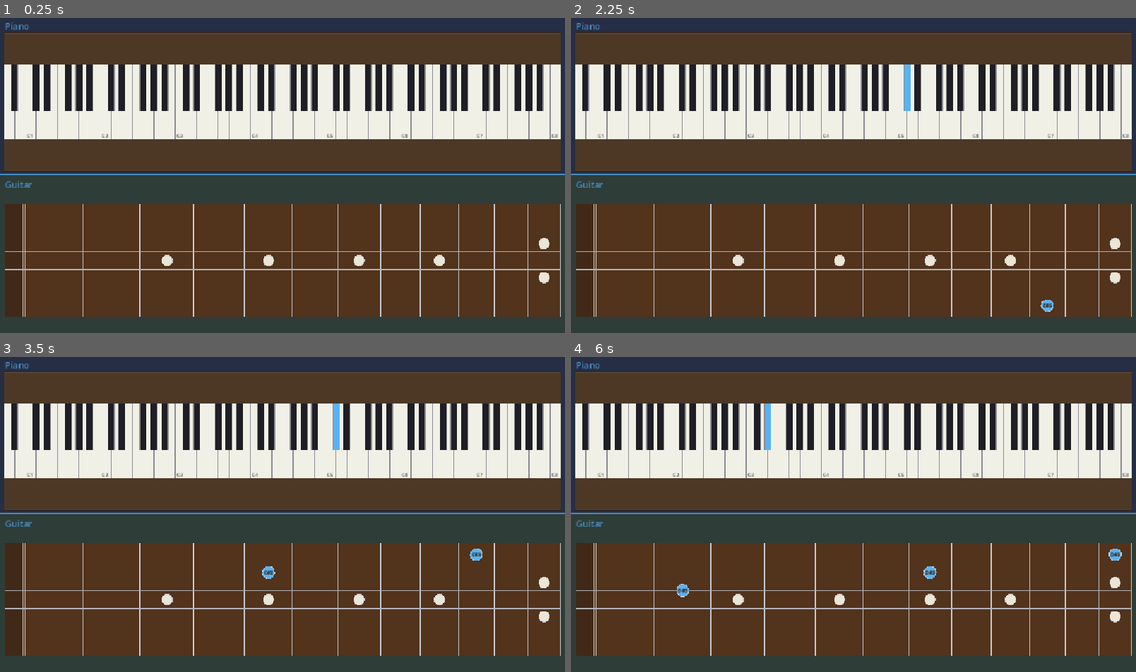
Above: before the commit, frames 1-4 (two rows, left to right).
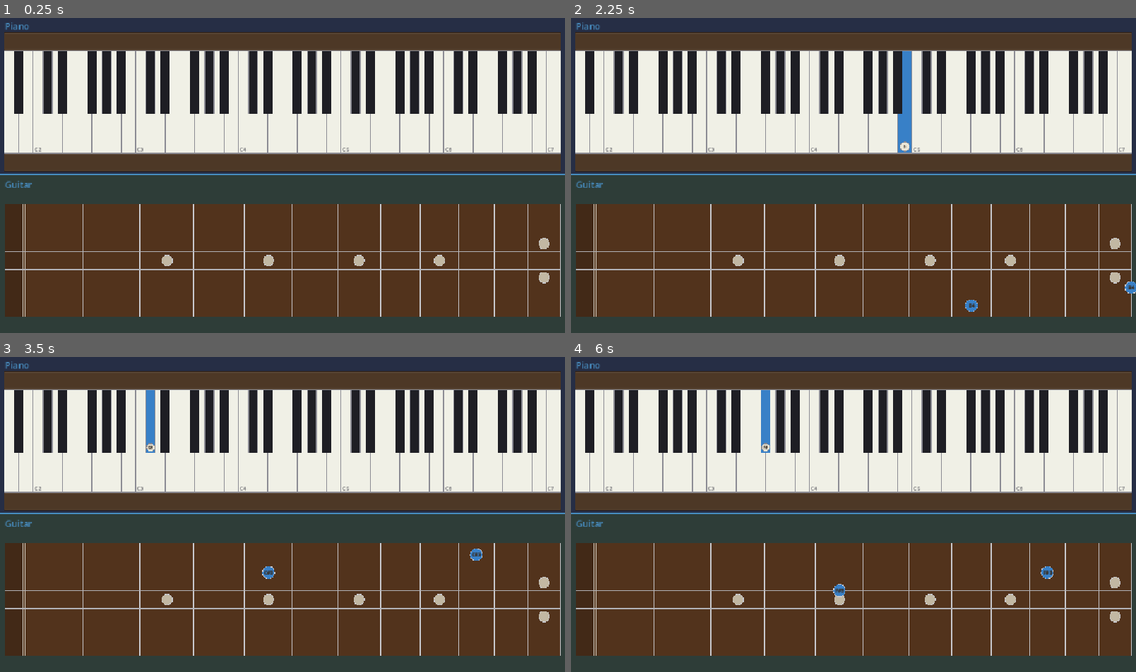
Above: after the commit, the same moments.

Repository: bitflipper42/Instrument
Game: Godot game, scene res://main.tscn
Same seed, same stepped clock (60 frames per second), same inputs: the game is played once before the commit and once after it.
Inputs (mouse positions are in pixels of both pictures, inside the frame that each line leads up to):
- Up to frame 1 (0.25 s): no input
- Up to frame 2 (2.25 s): tap Enter at 0.5, 2 s; move the mouse to (977, 159) at 0.52 s; click (977, 159) at 0.67 s; tap Space at 1.25 s; move the mouse to (740, 191) at 1.27 s; click (740, 191) at 1.42 s; move the mouse to (910, 106) at 2.02 s; click (910, 106) at 2.17 s
- Up to frame 3 (3.5 s): tap Space at 2.75 s; move the mouse to (254, 577) at 2.77 s; click (254, 577) at 2.92 s
- Up to frame 4 (6 s): tap Enter at 3.5 s; move the mouse to (1023, 561) at 3.52 s; click (1023, 561) at 3.67 s; tap Space at 4.25 s; move the mouse to (684, 467) at 4.27 s; click (684, 467) at 4.42 s; move the mouse to (881, 514) at 5.02 s; click (881, 514) at 5.17 s; move the mouse to (768, 432) at 5.77 s; click (768, 432) at 5.92 s

The runs differ from the first frame. In frame 1, 19% of the frame differs, in the area x 0-100%, y 10-84%; in frame 2, 19%; in frame 3, 19%; in frame 4, 19%.

Commit message:
Add octave-aware note parsing, bidirectional wiring, and piano markers.
Co-authored-by: Cursor <cursoragent@cursor.com>

Diff:
--- a/basic_instrument.gd
+++ b/basic_instrument.gd
@@ -1,7 +1,7 @@
 class_name BasicInstrument
 extends InstTile
 
-## A tile that can receive and emit musical note names ("C", "C#", "D", ...).
+## A tile that can receive and emit musical note names ("C", "C#", "C4", ...).
 ## Connect one instrument's `note_emitted` to another's `receive_note` (or use
 ## `connect_to`) to pass notes along a chain.
 
@@ -36,14 +36,18 @@
 		return FLAT_ALIASES[n]
 	return n
 
-## True if `note` is a recognized chromatic note name.
+## True if `note` is a recognized pitch or pitch+octave name.
 func is_valid_note(note: String) -> bool:
-	return CHROMATIC.has(normalize_note(note))
+	return _normalize_pitch(note) != ""
+
+## User-initiated note (e.g. click). Updates state and emits `note_emitted`.
+func play_note(note: String) -> bool:
+	return emit_note(note)
 
 ## Sends a note out to any listeners. Returns false if the note is invalid.
 func emit_note(note: String) -> bool:
-	var n := normalize_note(note)
-	if not CHROMATIC.has(n):
+	var n := _normalize_pitch(note)
+	if n == "":
 		push_warning("BasicInstrument: invalid note '%s'" % note)
 		return false
 	current_note = n
@@ -51,10 +55,11 @@
 	note_emitted.emit(n)
 	return true
 
-## Handles an incoming note. Returns false if the note is invalid.
+## Handles an incoming note from another instrument. Updates state only;
+## does not emit `note_emitted` (avoids feedback loops when bidirectionally connected).
 func receive_note(note: String) -> bool:
-	var n := normalize_note(note)
-	if not CHROMATIC.has(n):
+	var n := _normalize_pitch(note)
+	if n == "":
 		push_warning("BasicInstrument: invalid note '%s'" % note)
 		return false
 	current_note = n
@@ -66,6 +71,78 @@
 func connect_to(other: BasicInstrument) -> void:
 	if not note_emitted.is_connected(other.receive_note):
 		note_emitted.connect(other.receive_note)
+
+
+## Two-way routing: each instrument's clicks reach the other, but
+## `receive_note` never re-emits, so there is no feedback loop.
+func connect_bidirectional(other: BasicInstrument) -> void:
+	connect_to(other)
+	other.connect_to(self)
+
+
+func _split_pitch(note: String) -> Dictionary:
+	var n := note.strip_edges()
+	if n.is_empty():
+		return {}
+	var octave_start := -1
+	for i in n.length():
+		if n[i].is_valid_int():
+			octave_start = i
+			break
+	if octave_start < 0:
+		return {}
+	var pitch_part := normalize_note(n.substr(0, octave_start))
+	if not CHROMATIC.has(pitch_part):
+		return {}
+	var octave_str := n.substr(octave_start)
+	if not octave_str.is_valid_int():
+		return {}
+	return {"pitch": pitch_part, "octave": int(octave_str)}
+
+
+func _normalize_pitch(note: String) -> String:
+	var parsed := _split_pitch(note)
+	if not parsed.is_empty():
+		return parsed["pitch"] + str(parsed["octave"])
+	var pitch := normalize_note(note)
+	if CHROMATIC.has(pitch):
+		return pitch
+	return ""
+
+
+func _name_to_midi(note: String) -> int:
+	var parsed := _split_pitch(note)
+	if parsed.is_empty():
+		return -1
+	var pitch: String = parsed["pitch"]
+	var octave: int = parsed["octave"]
+	var pc := CHROMATIC.find(pitch)
+	if pc < 0:
+		return -1
+	return (octave + 1) * 12 + pc
+
+
+func _midi_to_name(midi: int) -> String:
+	var octave := int(midi / 12) - 1
+	return CHROMATIC[midi % 12] + str(octave)
+
+
+## True when `key_note` should highlight for the current stored note.
+func _note_matches(key_note: String) -> bool:
+	if current_note == "":
+		return false
+	if key_note == current_note:
+		return true
+	var current_parsed := _split_pitch(current_note)
+	var key_parsed := _split_pitch(key_note)
+	if current_parsed.is_empty() and key_parsed.is_empty():
+		return normalize_note(current_note) == normalize_note(key_note)
+	if current_parsed.is_empty():
+		return normalize_note(current_note) == key_parsed["pitch"]
+	if key_parsed.is_empty():
+		return false
+	return _name_to_midi(current_note) == _name_to_midi(key_note)
+
 
 func _draw() -> void:
 	super._draw()
--- a/guitar_instrument.gd
+++ b/guitar_instrument.gd
@@ -14,9 +14,9 @@
 @export var open_zone_color: Color = Color(0.26, 0.16, 0.09)
 @export var fret_color: Color = Color(0.78, 0.78, 0.80)
 @export var string_color: Color = Color(0.70, 0.70, 0.72)
-@export var marker_color: Color = Color(0.92, 0.90, 0.84)
+@export var marker_color: Color = Color(0.76, 0.72, 0.64)
 @export var marker_text_color: Color = Color(0.22, 0.18, 0.14)
-@export var active_marker_color: Color = Color(0.35, 0.70, 0.95)
+@export var active_marker_color: Color = Color(0.22, 0.50, 0.78)
 @export var edge_line_color: Color = Color(0.88, 0.86, 0.82)
 
 const TITLE_HEIGHT := 28.0
@@ -53,31 +53,21 @@
 	var local_pos := click.global_position - global_position
 	var note := _note_at(local_pos)
 	if note != "":
-		emit_note(note)
+		play_note(note)
 
 
 func emit_note(note: String) -> bool:
-	var n := _normalize_pitch(note)
-	if n == "":
-		push_warning("GuitarInstrument: invalid note '%s'" % note)
-		return false
-	current_note = n
-	_show_open_markers = false
-	queue_redraw()
-	note_emitted.emit(n)
-	return true
+	var ok := super.emit_note(note)
+	if ok:
+		_show_open_markers = false
+	return ok
 
 
 func receive_note(note: String) -> bool:
-	var n := _normalize_pitch(note)
-	if n == "":
-		push_warning("GuitarInstrument: invalid note '%s'" % note)
-		return false
-	current_note = n
-	_show_open_markers = true
-	queue_redraw()
-	note_received.emit(n)
-	return true
+	var ok := super.receive_note(note)
+	if ok:
+		_show_open_markers = true
+	return ok
 
 
 func _draw() -> void:
@@ -297,50 +287,4 @@
 	var open_pc := CHROMATIC.find(open_pitch)
 	var octave: int = OPEN_STRING_OCTAVES[string_idx]
 	var midi := (octave + 1) * 12 + open_pc + fret
-	var pc := midi % 12
-	octave = int(midi / 12) - 1
-	return CHROMATIC[pc] + str(octave)
-
-
-func _split_pitch(note: String) -> Dictionary:
-	var n := note.strip_edges()
-	if n.is_empty():
-		return {}
-	var octave_start := -1
-	for i in n.length():
-		if n[i].is_valid_int():
-			octave_start = i
-			break
-	if octave_start < 0:
-		return {}
-	var pitch_part := normalize_note(n.substr(0, octave_start))
-	if not CHROMATIC.has(pitch_part):
-		return {}
-	var octave_str := n.substr(octave_start)
-	if not octave_str.is_valid_int():
-		return {}
-	return {"pitch": pitch_part, "octave": int(octave_str)}
-
-
-func _normalize_pitch(note: String) -> String:
-	var parsed := _split_pitch(note)
-	if not parsed.is_empty():
-		return parsed["pitch"] + str(parsed["octave"])
-	var pitch := normalize_note(note)
-	if CHROMATIC.has(pitch):
-		return pitch
-	return ""
-
-
-func _note_matches(key_note: String) -> bool:
-	if current_note == "":
-		return false
-	if key_note == current_note:
-		return true
-	var current_parsed := _split_pitch(current_note)
-	if current_parsed.is_empty():
-		var key_parsed := _split_pitch(key_note)
-		if key_parsed.is_empty():
-			return normalize_note(current_note) == normalize_note(key_note)
-		return normalize_note(current_note) == key_parsed["pitch"]
-	return false
+	return _midi_to_name(midi)
--- a/main.gd
+++ b/main.gd
@@ -10,12 +10,13 @@
 	if tiles.is_empty():
 		return
 
-	if tiles[0] is BasicInstrument:
-		tiles[0].title = "Piano"
+	var piano := tiles[0] as BasicInstrument
+	if piano:
+		piano.title = "Piano"
 
 	if tiles.size() >= 2:
 		tile_manager.remove_tile(1)
 	var guitar := tile_manager.add_tile_from_scene(GuitarScene, "Guitar") as BasicInstrument
 
-	if tiles[0] is BasicInstrument:
-		(tiles[0] as BasicInstrument).connect_to(guitar)
+	if piano and guitar:
+		piano.connect_bidirectional(guitar)
--- a/piano_instrument.gd
+++ b/piano_instrument.gd
@@ -1,11 +1,10 @@
 class_name PianoInstrument
 extends BasicInstrument
 
-## Full 88-key piano (A0–C8) derived from BasicInstrument. Draws all white and
-## black keys across the tile and emits octave-qualified note names on click.
-
-const MIDI_LOW := 21   # A0
-const MIDI_HIGH := 108 # C8
+## 64-key piano (A1–C7): full 88-key range with one octave removed from each end.
+
+const MIDI_LOW := 33   # A1
+const MIDI_HIGH := 96  # C7
 const WHITE_PITCH_CLASSES: PackedInt32Array = [0, 2, 4, 5, 7, 9, 11]
 ## Pitch-class index within an octave -> 1 if a black key sits to its right.
 const BLACK_OFFSET_BY_PC: PackedInt32Array = [1, 0, 1, 0, 0, 1, 0, 1, 0, 1, 0, 0]
@@ -13,14 +12,15 @@
 @export var white_key_color: Color = Color(0.94, 0.94, 0.90)
 @export var black_key_color: Color = Color(0.12, 0.12, 0.14)
 @export var key_border_color: Color = Color(0.55, 0.55, 0.58)
-@export var active_key_color: Color = Color(0.35, 0.70, 0.95)
+@export var active_key_color: Color = Color(0.22, 0.50, 0.78)
+@export var marker_fill_color: Color = Color(0.92, 0.90, 0.84)
+@export var marker_text_color: Color = Color(0.22, 0.18, 0.14)
 @export var stretcher_color: Color = Color(0.30, 0.22, 0.15)
 @export var stretcher_border_color: Color = Color(0.18, 0.12, 0.08)
 
 ## White-key depth / width ratio on a real piano (~165 mm / 23.5 mm).
 const WHITE_KEY_DEPTH_RATIO := 7.0
 const BLACK_KEY_HEIGHT_RATIO := 0.62
-const WHITE_KEY_COUNT := 52
 
 const TITLE_HEIGHT := 28.0
 const KEYBOARD_PADDING := Vector2(8.0, 6.0)
@@ -30,12 +30,16 @@
 var _top_stretcher_rect := Rect2()
 var _bottom_stretcher_rect := Rect2()
 var _keyboard_area := Rect2()
+var _bold_marker_font: FontVariation
 
 
 func _ready() -> void:
 	super._ready()
 	if title == "Instrument":
 		title = "Piano"
+	_bold_marker_font = FontVariation.new()
+	_bold_marker_font.base_font = ThemeDB.fallback_font
+	_bold_marker_font.variation_embolden = 1.2
 
 
 func _input(event: InputEvent) -> void:
@@ -50,30 +54,19 @@
 	var local_pos := click.global_position - global_position
 	var note := _note_at(local_pos)
 	if note != "":
-		emit_note(note)
-
-
-## Accepts octave-qualified names ("C4", "A0") and plain chromatic names ("C").
+		play_note(note)
+
+
 func emit_note(note: String) -> bool:
 	var n := _normalize_pitch(note)
 	if n == "" or not _is_valid_piano_note(n):
 		push_warning("PianoInstrument: invalid note '%s'" % note)
 		return false
-	current_note = n
-	queue_redraw()
-	note_emitted.emit(n)
-	return true
+	return super.emit_note(note)
 
 
 func receive_note(note: String) -> bool:
-	var n := _normalize_pitch(note)
-	if n == "":
-		push_warning("PianoInstrument: invalid note '%s'" % note)
-		return false
-	current_note = n
-	queue_redraw()
-	note_received.emit(n)
-	return true
+	return super.receive_note(note)
 
 
 func _draw() -> void:
@@ -114,7 +107,11 @@
 		_keyboard_area = Rect2()
 		return
 
-	var white_width := body.size.x / float(WHITE_KEY_COUNT)
+	var white_count := _white_key_count()
+	if white_count == 0:
+		return
+
+	var white_width := body.size.x / float(white_count)
 	var ideal_keyboard_height := white_width * WHITE_KEY_DEPTH_RATIO
 	var keyboard_height := minf(ideal_keyboard_height, body.size.y)
 	var leftover := body.size.y - keyboard_height
@@ -189,6 +186,7 @@
 		_draw_key(key["rect"], key["note"], false)
 	for key in _black_keys:
 		_draw_key(key["rect"], key["note"], true)
+	_draw_active_markers()
 
 
 func _draw_key(rect: Rect2, note: String, is_black: bool) -> void:
@@ -206,6 +204,46 @@
 			font, Vector2(rect.position.x + 2.0, label_y), note,
 			HORIZONTAL_ALIGNMENT_LEFT, rect.size.x - 4.0, font_size,
 			Color(0.35, 0.35, 0.38))
+
+
+func _draw_active_markers() -> void:
+	if current_note == "":
+		return
+	var label := _current_note_letter()
+	for key in _white_keys:
+		var note: String = key["note"]
+		if _note_matches(note) and not note.begins_with("C"):
+			_draw_key_marker(key["rect"], false, label)
+	for key in _black_keys:
+		if _note_matches(key["note"]):
+			_draw_key_marker(key["rect"], true, label)
+
+
+func _current_note_letter() -> String:
+	var parsed := _split_pitch(current_note)
+	if not parsed.is_empty():
+		return parsed["pitch"]
+	return normalize_note(current_note)
+
+
+func _draw_key_marker(rect: Rect2, is_black: bool, label: String) -> void:
+	var scale := 0.44 if is_black else 0.32
+	var radius := minf(rect.size.x, rect.size.y) * scale
+	var padding := 4.0
+	var center := Vector2(
+		rect.position.x + rect.size.x * 0.5,
+		rect.position.y + rect.size.y - radius - padding)
+	draw_circle(center, radius, marker_fill_color)
+	draw_arc(center, radius, 0.0, TAU, 24, key_border_color, 1.0)
+
+	var font := _bold_marker_font
+	var font_size := clampi(int(radius * (1.05 if is_black else 0.9)), 6, 14 if is_black else 12)
+	var ascent := font.get_ascent(font_size)
+	var descent := font.get_descent(font_size)
+	var baseline_y := center.y + (ascent - descent) * 0.5
+	draw_string(
+		font, Vector2(center.x - radius, baseline_y), label,
+		HORIZONTAL_ALIGNMENT_CENTER, radius * 2.0, font_size, marker_text_color)
 
 
 func _note_at(local_pos: Vector2) -> String:
@@ -223,50 +261,12 @@
 	return WHITE_PITCH_CLASSES.has(midi % 12)
 
 
-func _midi_to_name(midi: int) -> String:
-	var octave := int(midi / 12) - 1
-	return CHROMATIC[midi % 12] + str(octave)
-
-
-func _name_to_midi(note: String) -> int:
-	var parsed := _split_pitch(note)
-	if parsed.is_empty():
-		return -1
-	var pitch: String = parsed["pitch"]
-	var octave: int = parsed["octave"]
-	var pc := CHROMATIC.find(pitch)
-	if pc < 0:
-		return -1
-	return (octave + 1) * 12 + pc
-
-func _split_pitch(note: String) -> Dictionary:
-	var n := note.strip_edges()
-	if n.is_empty():
-		return {}
-	var octave_start := -1
-	for i in n.length():
-		if n[i].is_valid_int():
-			octave_start = i
-			break
-	if octave_start < 0:
-		return {}
-	var pitch_part := normalize_note(n.substr(0, octave_start))
-	if not CHROMATIC.has(pitch_part):
-		return {}
-	var octave_str := n.substr(octave_start)
-	if not octave_str.is_valid_int():
-		return {}
-	return {"pitch": pitch_part, "octave": int(octave_str)}
-
-
-func _normalize_pitch(note: String) -> String:
-	var parsed := _split_pitch(note)
-	if not parsed.is_empty():
-		return parsed["pitch"] + str(parsed["octave"])
-	var pitch := normalize_note(note)
-	if CHROMATIC.has(pitch):
-		return pitch
-	return ""
+func _white_key_count() -> int:
+	var count := 0
+	for midi in range(MIDI_LOW, MIDI_HIGH + 1):
+		if _is_white_key(midi):
+			count += 1
+	return count
 
 
 func _is_valid_piano_note(note: String) -> bool:
@@ -275,14 +275,3 @@
 		return CHROMATIC.has(normalize_note(note))
 	var midi := _name_to_midi(note)
 	return midi >= MIDI_LOW and midi <= MIDI_HIGH
-
-
-func _note_matches(key_note: String) -> bool:
-	if current_note == "":
-		return false
-	if key_note == current_note:
-		return true
-	var current_parsed := _split_pitch(current_note)
-	if current_parsed.is_empty():
-		return normalize_note(current_note) == normalize_note(_split_pitch(key_note).get("pitch", key_note))
-	return false
